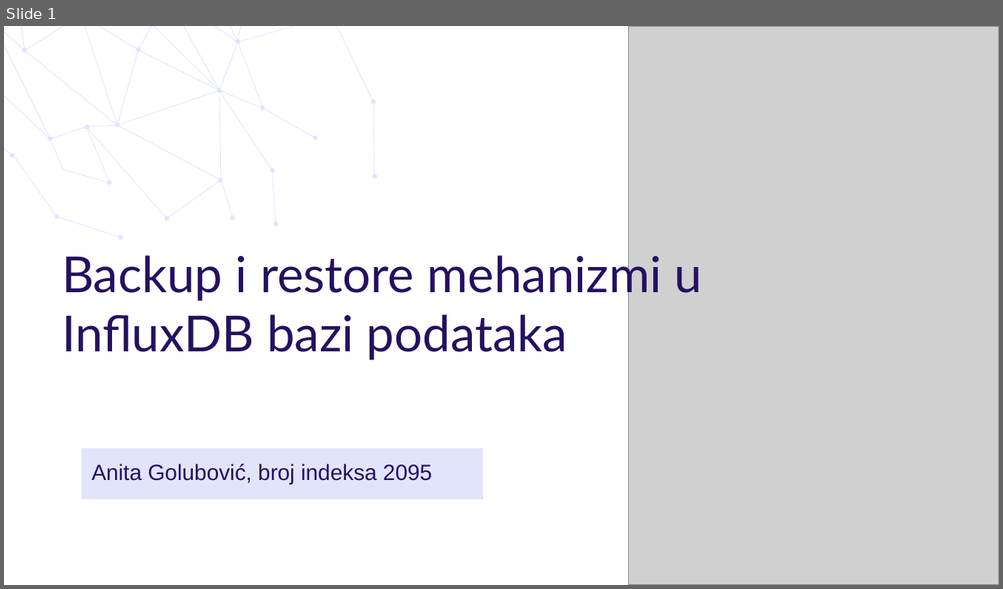
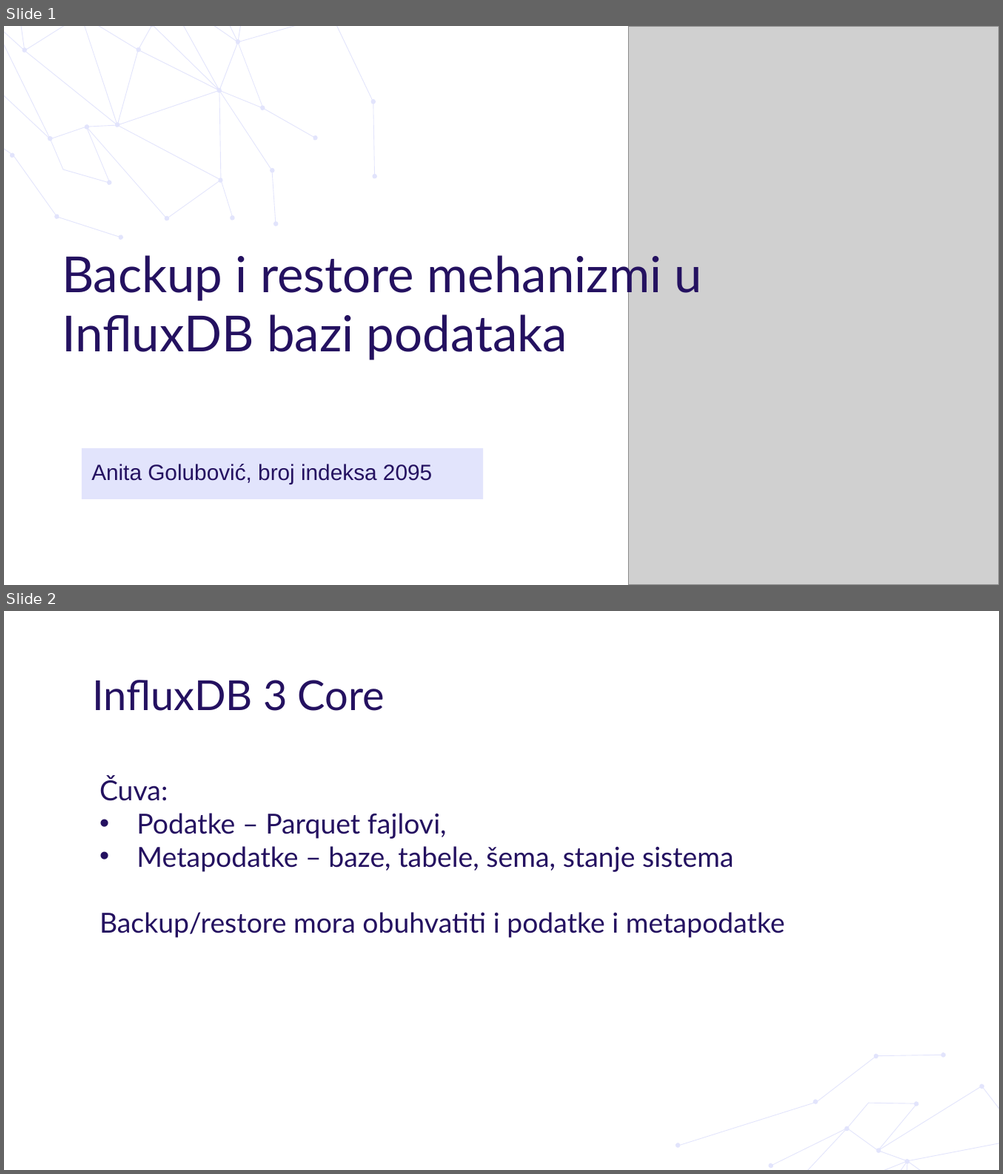
Before and after one commit to anitagolubovic/Backup_restore_InfluxDB_3_Core, a slide deck: Backup_restore.pptx. Shown one above the other, each under a label of ours: slide 1 before the commit, slides 1 and 2 after it. The pictures are 1003x589 and 1003x1174 pixels, drawn with LibreOffice and Linux fonts; fonts in the diff are those of the drawing; grey boxes stand for pictures; background and template pictures are left out. Boxes give left, top, right and bottom in pixels: in the first picture for what was removed or moved away, otherwise in the second. Text is boxed around its words. In the diff, an @@ line names an element or a change of style, - is before the commit and + after.

```diff
--- a/Backup_restore.pptx
+++ b/Backup_restore.pptx
@@ slide 2 added at (4, 611, 999, 1170), background #FFFFFF @@
@@ title added at (92, 680, 384, 711), 30 pt, text #241160 @@
+InfluxDB 3 Core
@@ subtitle added at (99, 777, 785, 938), 20 pt, text #241160 @@
+Čuva:
+• Podatke – Parquet fajlovi,
+• Metapodatke – baze, tabele, šema, stanje sistema
+Backup/restore mora obuhvatiti i podatke i metapodatke
@@ freeform shape added at (674, 1033, 945, 1167), fill #E2E4FC @@
@@ freeform shape added at (740, 1068, 999, 1170), fill #E2E4FC @@
```
Also in this commit, not shown: 6 slides changed, 2 slides removed.
